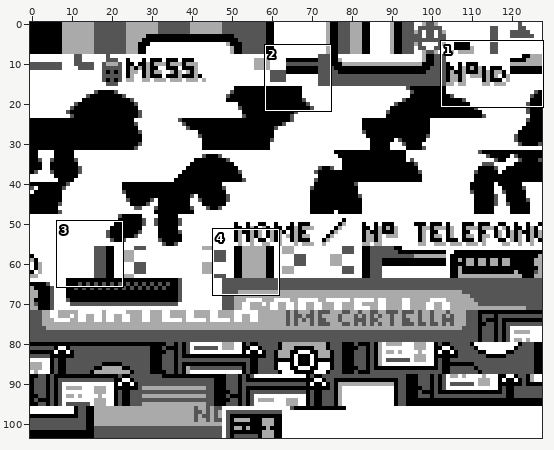
Sprite sheet -- gfx/mobile/mobile_adapter.png. The picture above shows the old version from afar; the outline marks the close-up.
Close-up. The starting point:
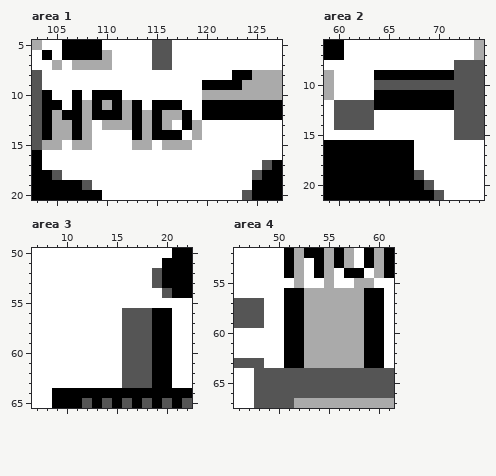
The file is 128x104 pixels. Shown: area 1: x 103..127, y 5..20; area 2: x 59..74, y 6..21; area 3: x 7..22, y 50..65; area 4: x 46..61, y 52..67. The commit also changed other parts of the picture, which this record leaves out.
The same view after the edit:
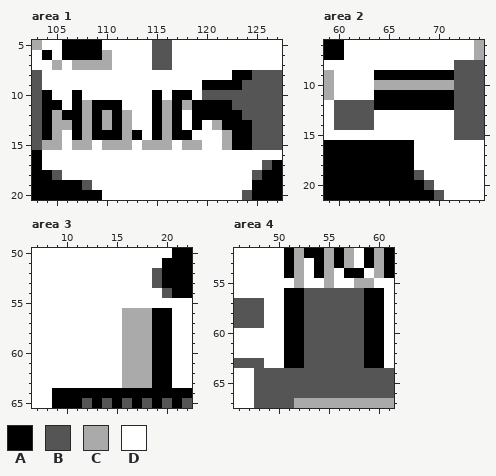
Palette (. is transparent): A #000000  B #555555  C #aaaaaa  D #ffffff
Changes in this commit:
Area 1:
y 8: x 125..127 CCC -> BBB
y 9: x 124..127 CCCC -> BBBB
y 10: x 109..111 AAA -> DDD; x 115 D -> A; x 117..118 DD -> AA; x 120..127 CCCCCCCC -> BBBBBBBB
y 11: x 110 C -> A; x 112..113 CA -> DD; x 116 A -> C; x 118..119 DD -> CA; x 123..127 AAAAA -> BBBBB
y 12: x 110 A -> C; x 113..114 AC -> DD; x 117..119 CAD -> ADA; x 124..127 AAAA -> BBBB
y 13: x 109 D -> A; x 111 C -> A; x 113..114 AC -> DD; x 117..119 DAC -> ADA; x 121..127 DDDDDDD -> CAAABBB
y 14: x 106 C -> D; x 109..112 DDDD -> AAAC; x 114 C -> D; x 116 A -> C; x 118..119 DC -> AD; x 122..127 DDDDDD -> CAABBB
y 15: x 110..113 DDDC -> CCCD; x 115 D -> C; x 117 C -> D; x 119 D -> C; x 122..127 DDDDDD -> CAABBB
Area 2:
y 10: x 64..71 BBBBBBBB -> CCCCCCCC
Area 3:
y 56..63: x 16..18 BBB -> CCC
Area 4:
y 56..63: x 53..58 CCCCCC -> BBBBBB
Boxes around the changes in both close-ups, in picture pixels (x1, y1, x2, y2):
changed: (62, 70, 282, 150)
changed: (374, 80, 454, 90)
changed: (122, 308, 152, 388)
changed: (304, 288, 364, 368)
